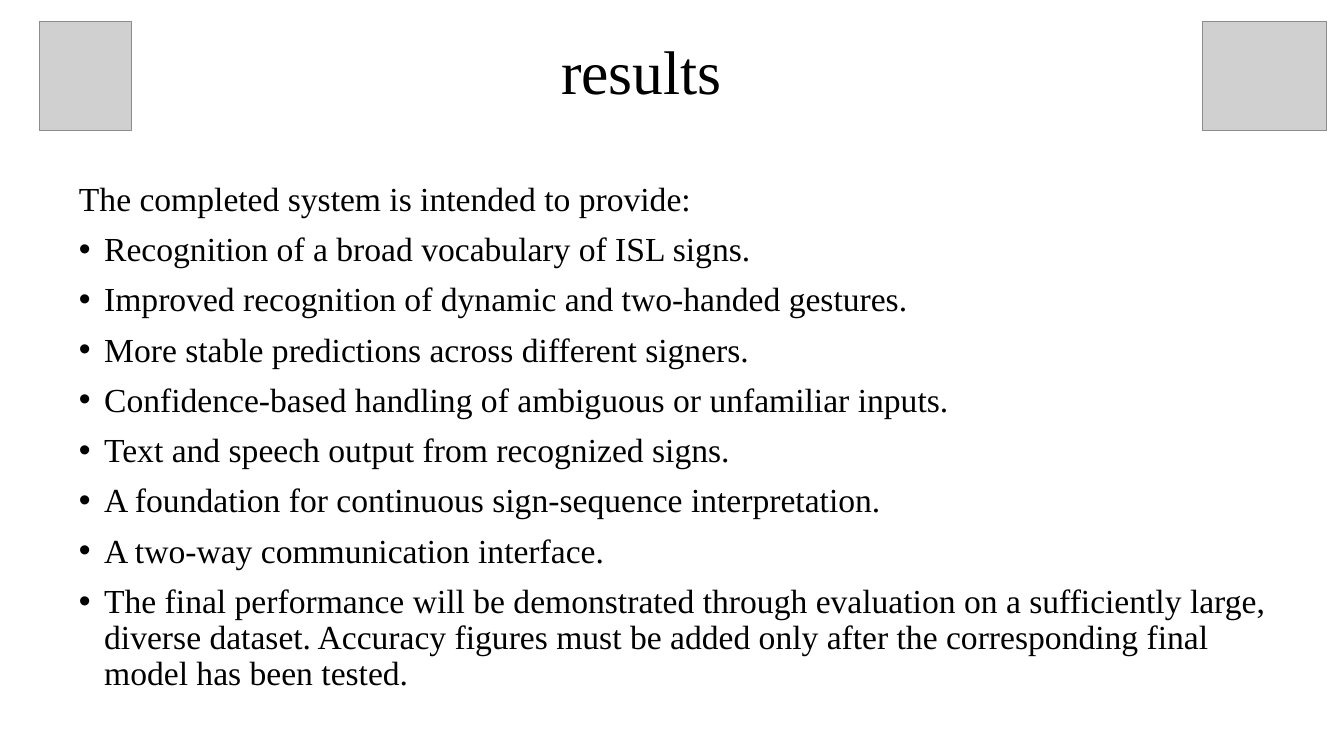
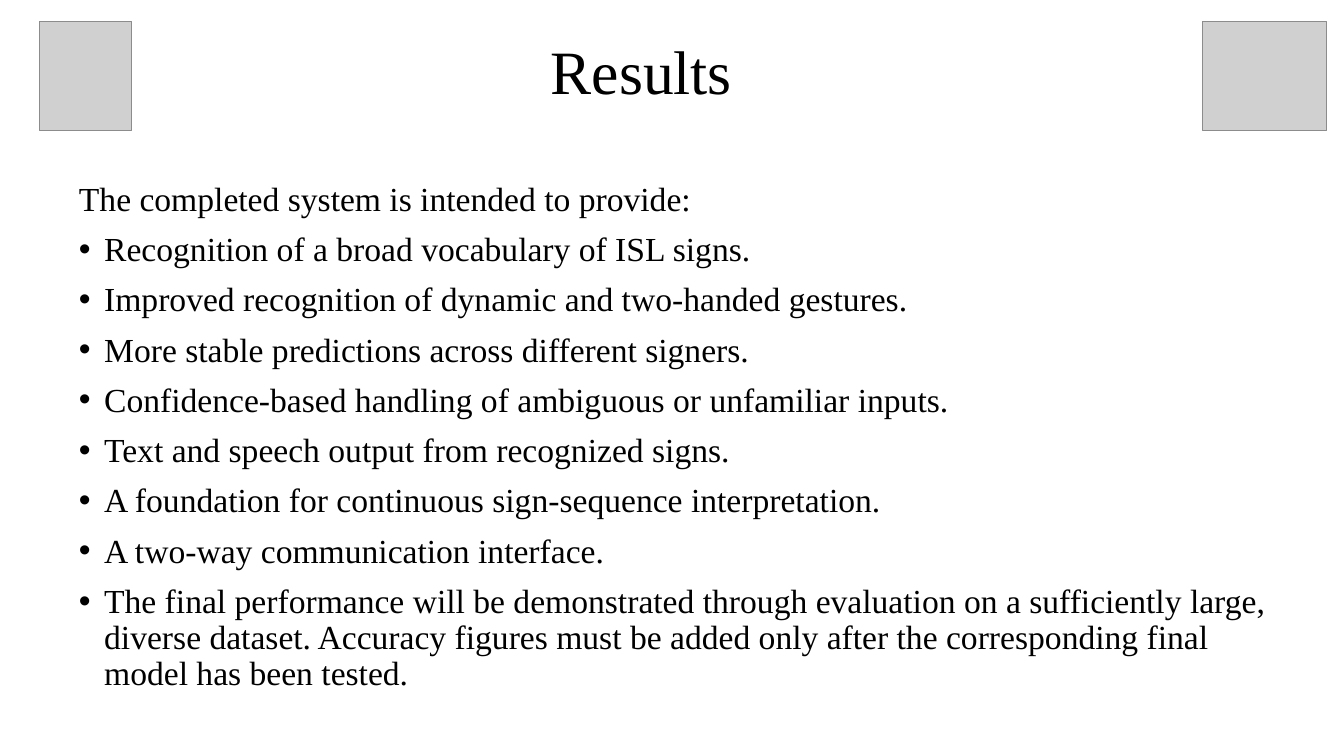
Before and after one commit to bolapradeepkumar25-ops/CAS1707-Al, a slide deck: slide 16 of Capstone/GestureTalk AI.pptx (slide 12 before the commit). Drawn at 1344x756 pixels with LibreOffice and Linux fonts; fonts in the diff are those of the drawing; grey boxes stand for pictures. Boxes give left, top, right and bottom in pixels: in the first picture for what was removed or moved away, otherwise in the second. Text is boxed around its words. In the diff, an @@ line names an element or a change of style, - is before the commit and + after.

```diff
--- a/Capstone/GestureTalk AI.pptx
+++ b/Capstone/GestureTalk AI.pptx
@@ title at [551, 51, 732, 95]: text changed @@
-results
+Results
```
Also in this commit, not shown: 6 other slides changed, 4 slides added.
